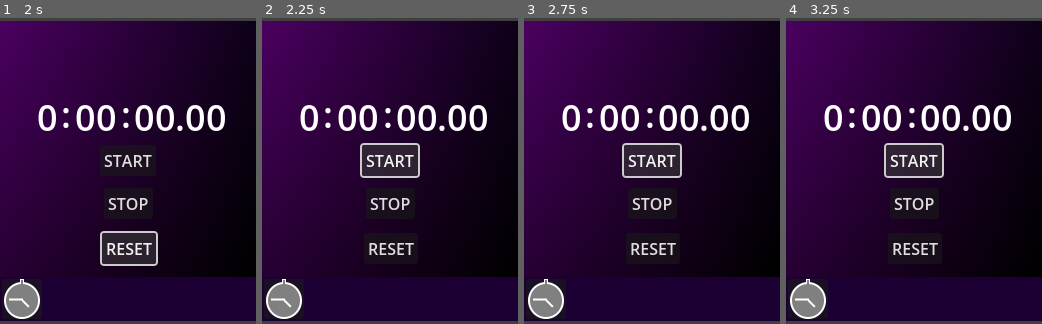
Above: before the commit, frames 1-4 (left to right).
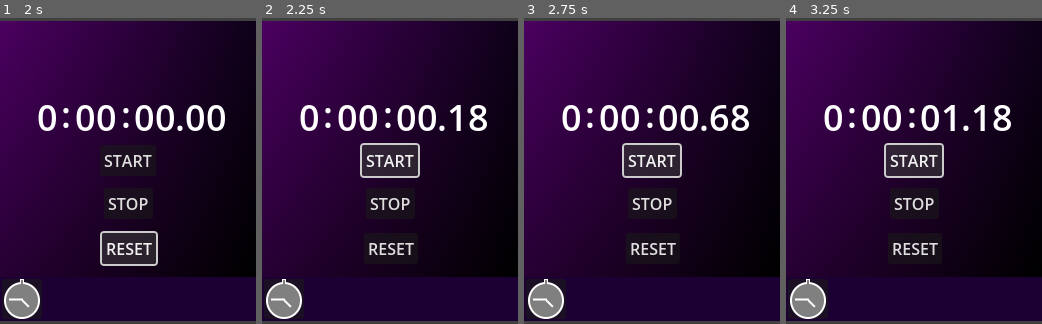
Above: after the commit, the same moments.

Repository: Welshy92/Productivity_Tools
Game: Godot game, scene res://Scenes/Main.tscn
Two runs of this game, one before a commit and one after it. Both use one fixed random seed, a clock stepped at 60 frames per second and the inputs below.
Inputs:
- Up to frame 1 (2 s): click "STOP" at 0.5 s; click "RESET" at 1.25 s
- Up to frame 2 (2.25 s): click "START" at 2 s
- Up to frame 3 (2.75 s): no input
- Up to frame 4 (3.25 s): click "START" at 2.75 s

Frame 1 is identical in both runs. In frame 2, 0.7% of the frame differs, in the area x 72-88%, y 28-37%; in frame 3, 0.5%; in frame 4, 1.1%, in the area x 60-88%, y 28-37%.

Commit message:
REMOVE redundant window settings and fix seconds '0' padding (was '00')

Diff:
--- a/Scenes/Main.tscn
+++ b/Scenes/Main.tscn
@@ -13,22 +13,13 @@
 oversampling_override = 1.0
 initial_position = 1
 size = Vector2i(256, 300)
-mouse_passthrough_polygon = PackedVector2Array(256, 256)
-exclusive = true
 unresizable = true
 always_on_top = true
 extend_to_title = true
 minimize_disabled = true
 maximize_disabled = true
-force_native = true
 
-[node name="Stopwatch" type="Node" parent="Window"]
-
-[node name="SubportGradientBackground" type="Sprite2D" parent="Window/Stopwatch"]
-position = Vector2(128, 128)
-texture = ExtResource("2_idj7w")
-
-[node name="TimerButtons" type="Control" parent="Window/Stopwatch"]
+[node name="TimerButtons" type="Control" parent="Window"]
 z_index = 1
 layout_mode = 3
 anchors_preset = 3
@@ -45,7 +36,7 @@
 size_flags_horizontal = 8
 size_flags_vertical = 8
 
-[node name="Start" type="Button" parent="Window/Stopwatch/TimerButtons"]
+[node name="Start" type="Button" parent="Window/TimerButtons"]
 layout_mode = 0
 offset_left = -57.0
 offset_top = 14.0
@@ -55,7 +46,7 @@
 size_flags_vertical = 4
 text = "START"
 
-[node name="Stop" type="Button" parent="Window/Stopwatch/TimerButtons"]
+[node name="Stop" type="Button" parent="Window/TimerButtons"]
 layout_mode = 0
 offset_left = -53.0
 offset_top = 57.0
@@ -65,7 +56,7 @@
 size_flags_vertical = 4
 text = "STOP"
 
-[node name="Reset" type="Button" parent="Window/Stopwatch/TimerButtons"]
+[node name="Reset" type="Button" parent="Window/TimerButtons"]
 layout_mode = 0
 offset_left = -55.0
 offset_top = 102.0
@@ -75,6 +66,12 @@
 size_flags_vertical = 4
 text = "RESET"
 
+[node name="Stopwatch" type="Node" parent="Window"]
+
+[node name="SubportGradientBackground" type="Sprite2D" parent="Window/Stopwatch"]
+position = Vector2(128, 128)
+texture = ExtResource("2_idj7w")
+
 [node name="Text" type="Node" parent="Window/Stopwatch"]
 
 [node name="StopWatch" type="RichTextLabel" parent="Window/Stopwatch/Text"]
@@ -83,7 +80,7 @@
 offset_left = 134.0
 offset_top = 71.0
 offset_right = 248.0
-offset_bottom = 111.0
+offset_bottom = 122.0
 theme_override_font_sizes/normal_font_size = 36
 text = "00.00"
 scroll_active = false
@@ -97,6 +94,7 @@
 offset_bottom = 122.0
 theme_override_font_sizes/normal_font_size = 36
 text = "60"
+scroll_active = false
 
 [node name="Colon1" type="RichTextLabel" parent="Window/Stopwatch/Text"]
 z_index = 1
@@ -106,6 +104,7 @@
 offset_bottom = 121.0
 theme_override_font_sizes/normal_font_size = 36
 text = ":"
+scroll_active = false
 
 [node name="Colon2" type="RichTextLabel" parent="Window/Stopwatch/Text"]
 z_index = 1
@@ -145,6 +144,6 @@
 texture = ExtResource("4_rgh2o")
 
 [connection signal="close_requested" from="Window" to="." method="_on_window_close_requested"]
-[connection signal="pressed" from="Window/Stopwatch/TimerButtons/Start" to="." method="_on_start_pressed"]
-[connection signal="pressed" from="Window/Stopwatch/TimerButtons/Stop" to="." method="_on_stop_pressed"]
-[connection signal="pressed" from="Window/Stopwatch/TimerButtons/Reset" to="." method="on_reset_pressed"]
+[connection signal="pressed" from="Window/TimerButtons/Start" to="." method="_on_start_pressed"]
+[connection signal="pressed" from="Window/TimerButtons/Stop" to="." method="_on_stop_pressed"]
+[connection signal="pressed" from="Window/TimerButtons/Reset" to="." method="on_reset_pressed"]
--- a/Scenes/main.gd
+++ b/Scenes/main.gd
@@ -20,23 +20,23 @@
 	if hours > 99:
 		on_reset_pressed()
 
-		if stopwatch > 60:
-			stopwatch -= 60
-			minutes += 1
-			if minutes == 60:
-				minutes = 0
-				hours += 1
-				%Hours.text= str(hours)
-				%Minutes.text = str(minutes)
-			elif minutes < 10:
-				%Minutes.text = str("00", minutes)
-			else:
-				%Minutes.text = str(minutes)
+	if stopwatch > 60:
+		stopwatch -= 60
+		minutes += 1
+	if minutes == 60:
+		minutes = 0
+		hours += 1
+		%Hours.text= str(hours)
+		%Minutes.text = str(minutes)
+	elif minutes < 10:
+		%Minutes.text = str("00", minutes)
+	else:
+		%Minutes.text = str(minutes)
 
-		if stopwatch < 10:
-			%StopWatch.text = str("00", stopwatch).pad_decimals(2)
-		else:
-			%StopWatch.text = str(stopwatch).pad_decimals(2)
+	if stopwatch < 10:
+		%StopWatch.text = str("0", stopwatch).pad_decimals(2)
+	else:
+		%StopWatch.text = str(stopwatch).pad_decimals(2)
 
 
 func _on_start_pressed() -> void:
--- a/project.godot
+++ b/project.godot
@@ -11,7 +11,7 @@
 [application]
 
 config/name="Productivity Tools"
-config/version="1.0"
+config/version="1.1"
 run/main_scene="uid://druk6ch8sy8cj"
 config/features=PackedStringArray("4.5", "GL Compatibility")
 run/low_processor_mode=true
@@ -41,6 +41,4 @@
 
 [rendering]
 
-renderer/rendering_method="gl_compatibility"
-renderer/rendering_method.mobile="gl_compatibility"
 viewport/transparent_background=true
Not shown, changed: README.md
